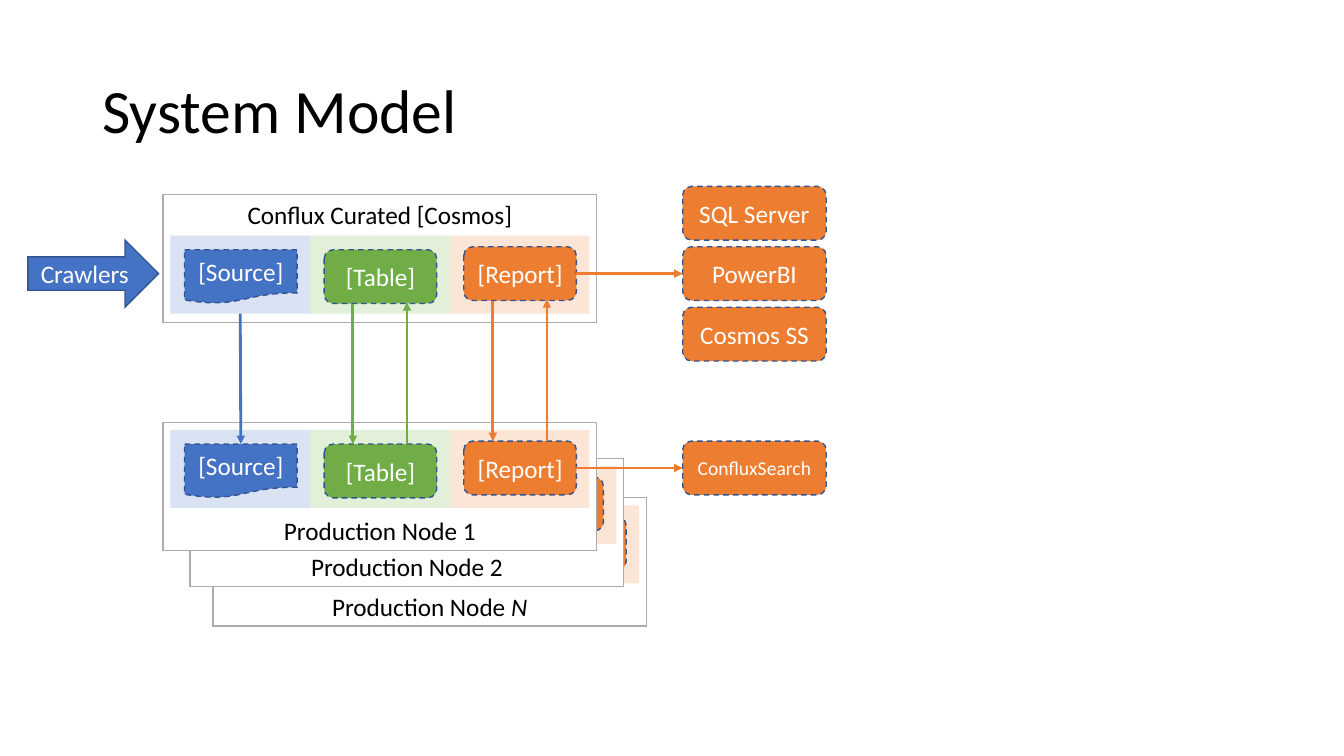
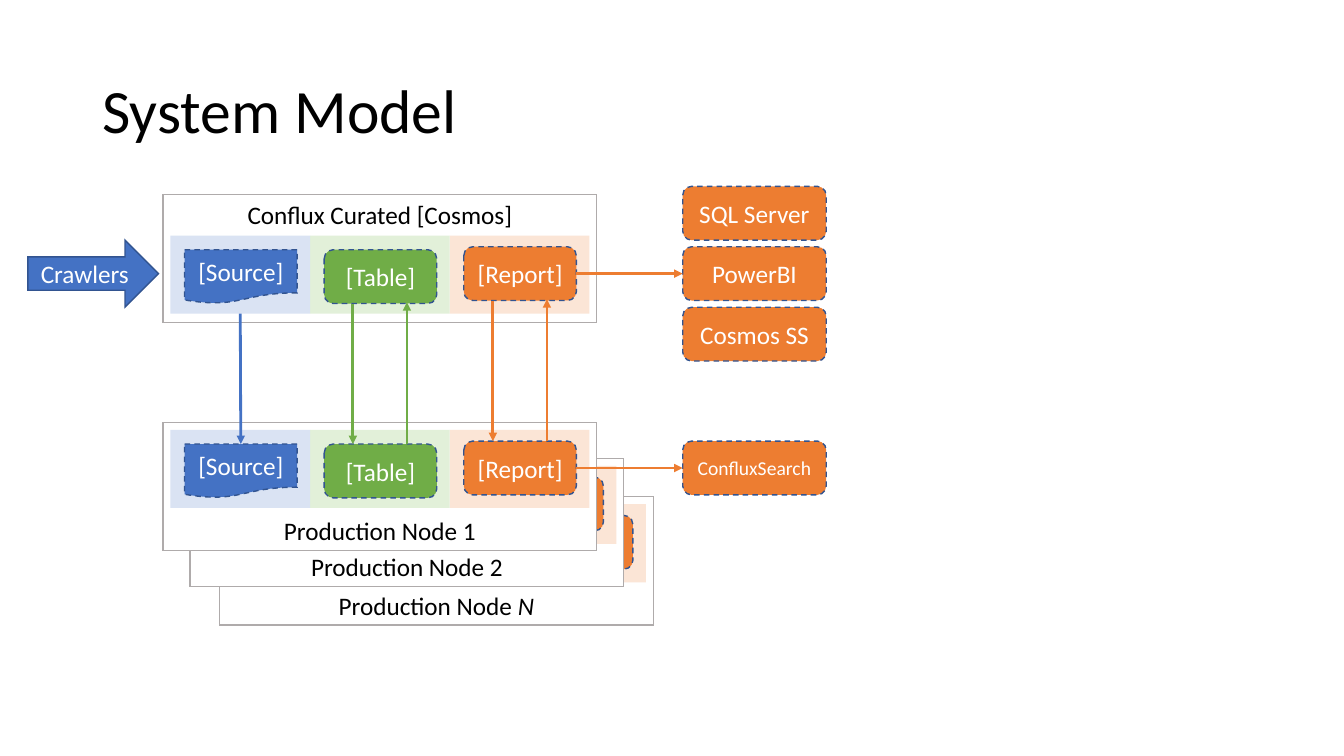
Before and after one commit to microsoft/elfie-arriba, a slide deck: slide 6 of XForm/XForm Demo.pptx. Drawn at 1344x756 pixels with LibreOffice and Linux fonts; fonts in the diff are those of the drawing. Boxes give left, top, right and bottom in pixels: in the first picture for what was removed or moved away, otherwise in the second. Text is boxed around its words. In the diff, an @@ line names an element or a change of style, - is before the commit and + after.

```diff
--- a/XForm/XForm Demo.pptx
+++ b/XForm/XForm Demo.pptx
@@ 2 rectangles, 1 rounded rectangle: place and size @@
-2 rectangles, 1 rounded rectangle at (213,498,646,627)
+2 rectangles, 1 rounded rectangle at (220,497,653,626)
```
Also in this commit, not shown: 1 other slide changed, 7 other files.
